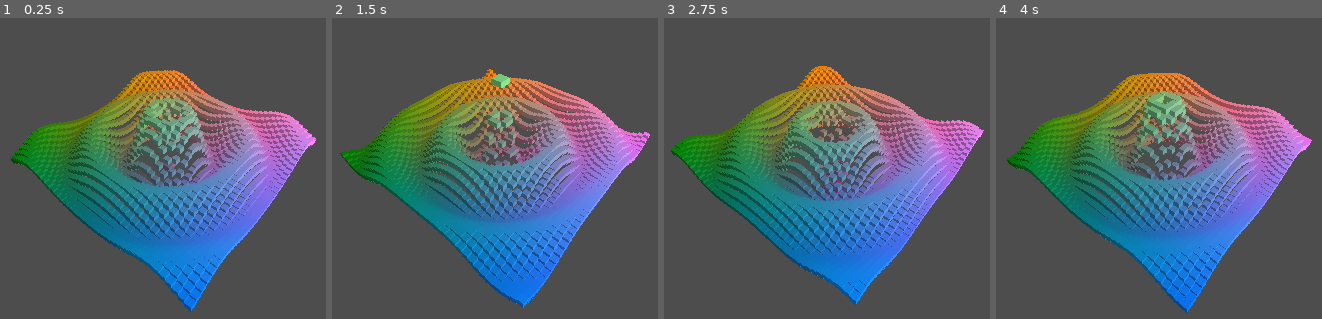
Above: before the commit, frames 1-4 (left to right).
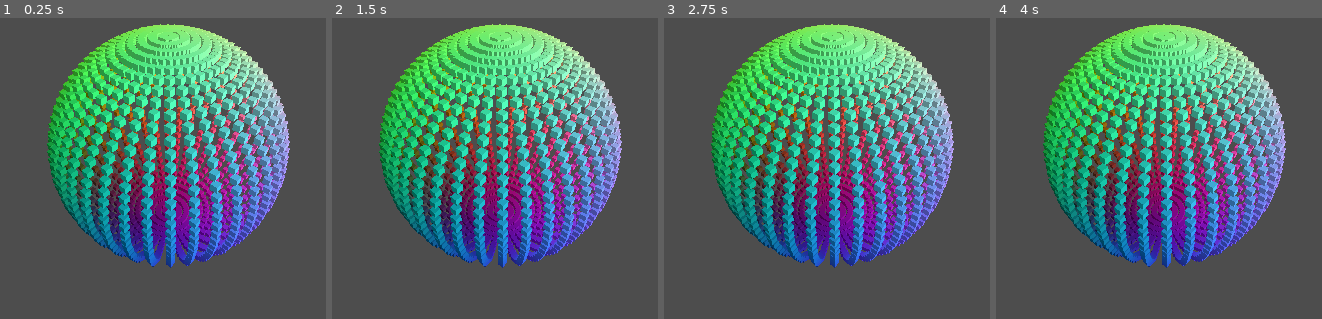
Above: after the commit, the same moments.

Repository: lcrol77/godot-coding-challenges
Game: Godot game, scene res://graph.tscn
The game is run twice, just before and just after one commit, with the same random seed, the same clock (stepped at 60 frames per second) and the same inputs.
Inputs:
- Up to frame 1 (0.25 s): no input
- Up to frame 2 (1.5 s): no input
- Up to frame 3 (2.75 s): no input
- Up to frame 4 (4 s): no input

The runs differ from the first frame. In frame 1, 48% of the frame differs, in the area x 3-97%, y 1-98%; in frame 2, 48%; in frame 3, 48%; in frame 4, 48%, in the area x 3-97%, y 1-99%.

Commit message:
added sphere stuff

Diff:
--- a/graph/function_library.gd
+++ b/graph/function_library.gd
@@ -1,8 +1,11 @@
 extends Node
 
-enum FunctionName {Wave, MultiWave, Ripple}
+enum FunctionName {Wave, MultiWave, Ripple, Sphere}
 
-var functions: Array[Callable] = [wave, multi_wave, ripple]
+var functions: Array[Callable] = [wave, multi_wave, ripple, sphere]
+
+func get_function(func_name: FunctionName) -> Callable:
+	return functions[func_name]
 
 func wave(u: float, v: float, t: float) -> Vector3:
 	var p = Vector3()
@@ -30,5 +33,10 @@
 	p.z = v
 	return p
 
-func get_function(func_name: FunctionName) -> Callable:
-	return functions[func_name]
+func sphere(u: float, v: float, t: float) -> Vector3:
+	var r = cos(.5 * PI *v)
+	var p = Vector3()
+	p.x = r * sin(PI * u)
+	p.y = sin(PI * .5 * v)
+	p.z = r * cos(PI*u)
+	return p
--- a/graph/graph.tscn
+++ b/graph/graph.tscn
@@ -18,7 +18,7 @@
 script = ExtResource("1_41hjn")
 point_prefab = ExtResource("2_2637j")
 points_container = NodePath("Points")
-function = 2
+function = 3
 resolution = 40
 
 [node name="Camera3D" type="Camera3D" parent="."]
